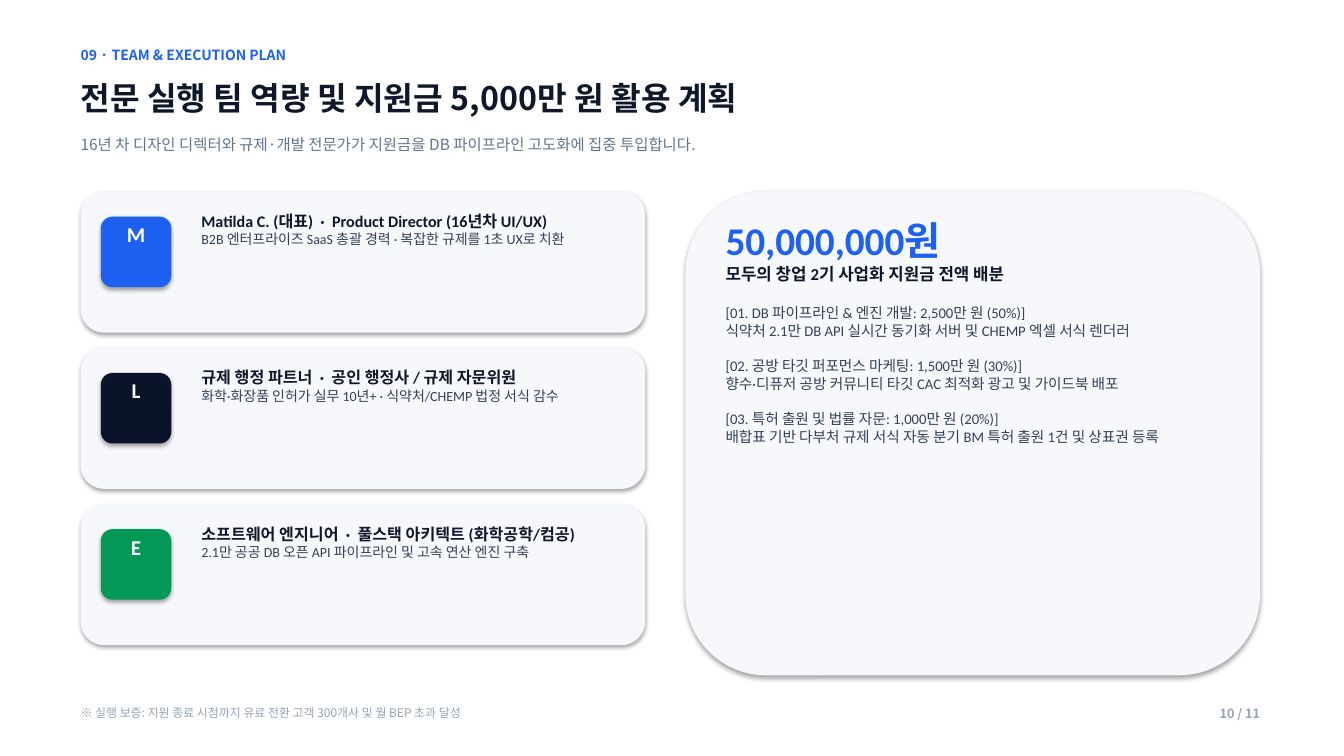
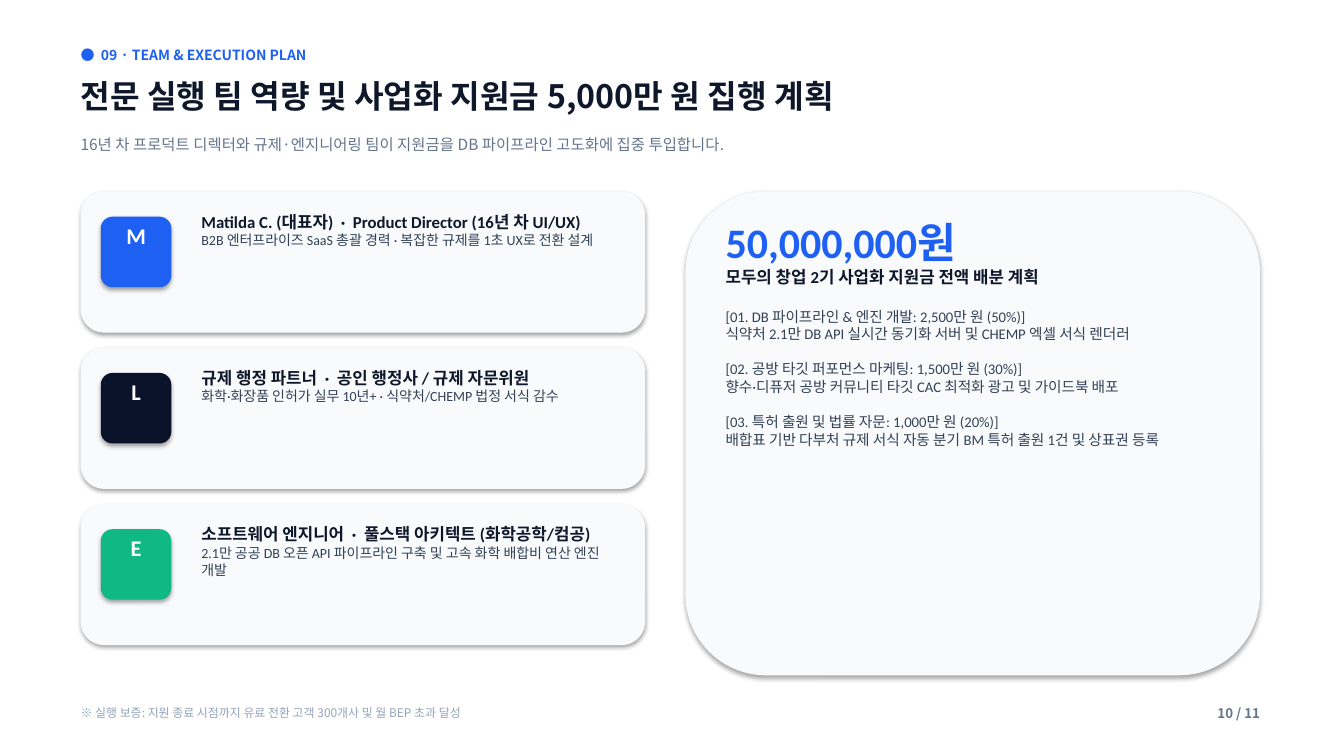
Before and after one commit to lita-lilith16/formu-landing, a slide deck: slide 10 of public/formu_pitch_deck.pptx. Drawn at 1344x756 pixels with LibreOffice and Linux fonts; fonts in the diff are those of the drawing. Boxes give left, top, right and bottom in pixels: in the first picture for what was removed or moved away, otherwise in the second. Text is boxed around its words. In the diff, an @@ line names an element or a change of style, - is before the commit and + after.

Commit message:
style(pitch-deck): apply Antigravity design expert & pitch deck builder principles with Miri reference layouts

```diff
--- a/public/formu_pitch_deck.pptx
+++ b/public/formu_pitch_deck.pptx
@@ text at [101,49,307,60]: text changed @@
-09 · TEAM & EXECUTION PLAN
+● 09 · TEAM & EXECUTION PLAN
@@ text at [81,80,833,115]: text changed @@
-전문 실행 팀 역량 및 지원금 5,000만 원 활용 계획
+전문 실행 팀 역량 및 사업화 지원금 5,000만 원 집행 계획
@@ text at [81,137,725,151]: text changed @@
-16년 차 디자인 디렉터와 규제·개발 전문가가 지원금을 DB 파이프라인 고도화에 집중 투입합니다.
+16년 차 프로덕트 디렉터와 규제·엔지니어링 팀이 지원금을 DB 파이프라인 고도화에 집중 투입합니다.
@@ fill #F6F8FC to #F8FAFC in 4 elements at [81,192,645,333], [81,348,645,489], [81,504,645,645], [686,192,1260,676] @@
@@ text at [201,214,594,246]: text changed; size 11.5 to 12 pt @@
-Matilda C. (대표) · Product Director (16년차 UI/UX)
-B2B 엔터프라이즈 SaaS 총괄 경력 · 복잡한 규제를 1초 UX로 치환
+Matilda C. (대표자) · Product Director (16년 차 UI/UX)
+B2B 엔터프라이즈 SaaS 총괄 경력 · 복잡한 규제를 1초 UX로 전환 설계
@@ text at [726,224,957,264]: size 28 to 30 pt in "50,000,000원" @@
@@ text at [726,269,1039,285]: text changed @@
-모두의 창업 2기 사업화 지원금 전액 배분
+모두의 창업 2기 사업화 지원금 전액 배분 계획
@@ text at [201,370,530,386]: size 11.5 to 12 pt in "규제 행정 파트너 · 공인 행정사 / ..." @@
@@ size 15 to 16 pt in 3 elements at [126,229,146,244], [131,385,140,400], [131,541,142,556] @@
@@ rounded rectangle at [101,529,171,600]: fill #039855 to #10B981 @@
@@ text at [201,526,590,542]: size 11.5 to 12 pt in "소프트웨어 엔지니어 · 풀스택 아키텍트 (화학공학/컴공)" @@
@@ text at [201,546,600,576]: text changed @@
-2.1만 공공 DB 오픈 API 파이프라인 및 고속 연산 엔진 구축
+2.1만 공공 DB 오픈 API 파이프라인 구축 및 고속 화학 배합비 연산 엔진 개발
@@ text "10 / 11" at [1217,708,1260,718]: size 9 to 9.5 pt, text colour #94A3B8 to #64748B @@
```
Also in this commit, not shown: 10 other slides changed, 1 other file.
